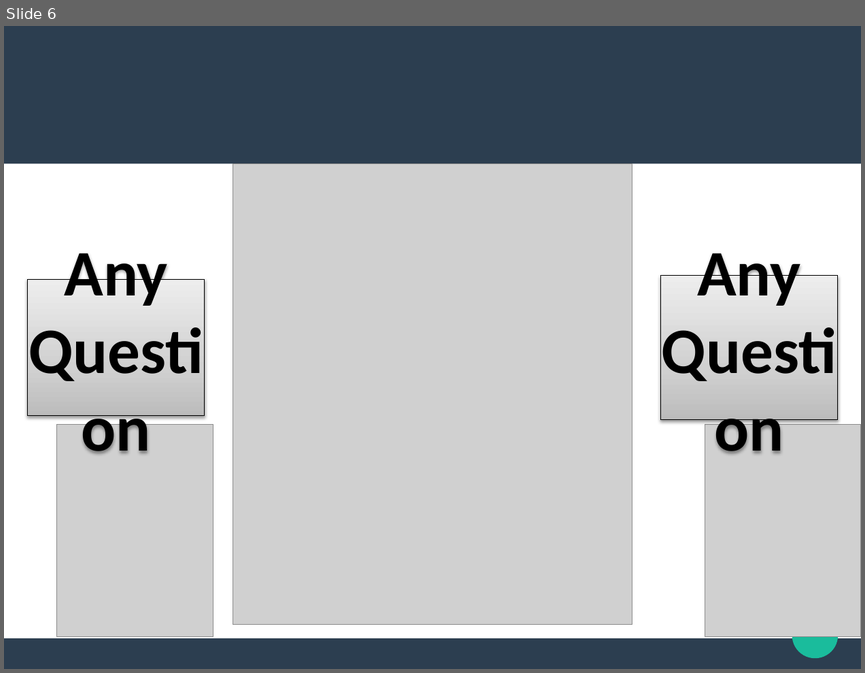
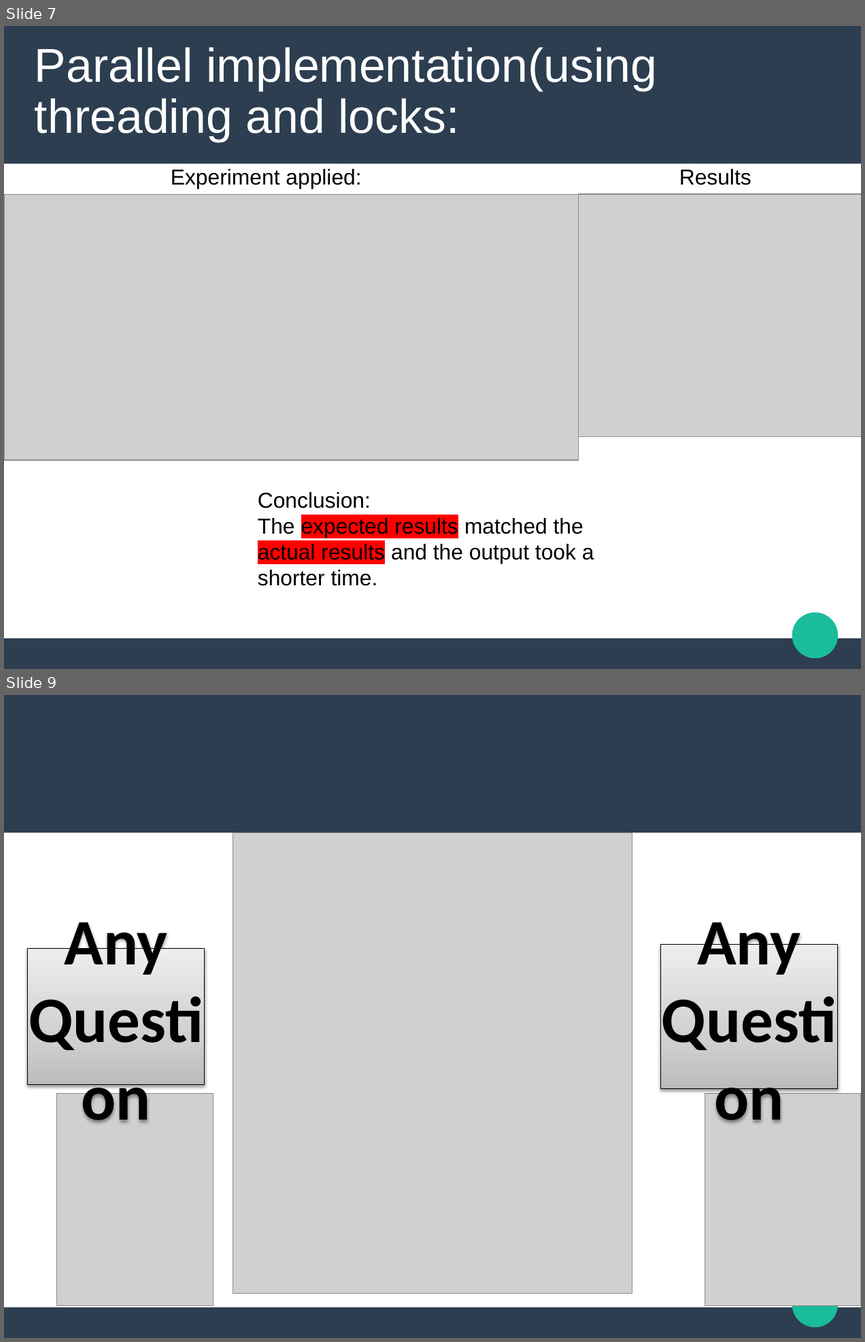
Before and after one commit to YoussifAssem/Parallel-Programming, a slide deck: Presentation/Presentation 18.pptx. Shown one above the other, each under a label of ours: slide 6 before the commit, slides 7 and 9 after it; the slides between them are not shown. The pictures are 865x673 and 865x1342 pixels, drawn with LibreOffice and Linux fonts; fonts in the diff are those of the drawing; grey boxes stand for pictures. Boxes give left, top, right and bottom in pixels: in the first picture for what was removed or moved away, otherwise in the second. Text is boxed around its words. In the diff, an @@ line names an element or a change of style, - is before the commit and + after.

Commit message:
experiments

```diff
--- a/Presentation/Presentation 18.pptx
+++ b/Presentation/Presentation 18.pptx
@@ slide 7 added at (x1=4, y1=26, x2=861, y2=669), background #FFFFFF; not listed: 3 template elements that a slide beside it also shows @@
@@ title added at (x1=35, y1=47, x2=657, y2=142), 44 pt, text #FFFFFF @@
+Parallel implementation(using threading and locks:
@@ text added at (x1=171, y1=169, x2=751, y2=189), 20 pt, text #000000 @@
+Experiment applied: Results
@@ picture added at (x1=5, y1=195, x2=579, y2=460) @@
@@ picture added at (x1=579, y1=194, x2=861, y2=437) @@
@@ text added at (x1=258, y1=492, x2=594, y2=586), 20 pt, text #000000 @@
+Conclusion:
+The expected results matched the actual results and the output took a shorter time.
@@ what was slide 6 is now slide 9 @@
```
Also in this commit, not shown: 1 slide changed, 3 other slides added, 1 slide removed, 1 other file.
